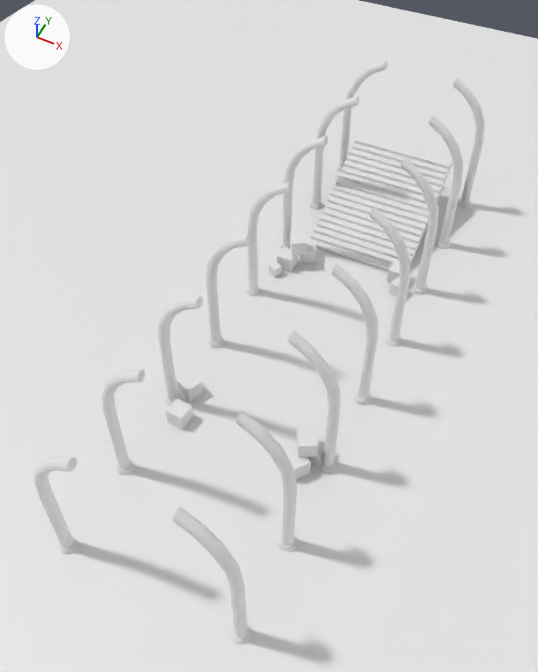
The Blender file blend-files/recollection.blend as it was, and as the next commit left it.
Before and after are seen from a 50 mm lens placed at (10.1, -24.8, 29.8), pointed at (-1.3, -2.1, 1.5). The lights are fixed; the arrows at upper left show +X, +Y and +Z.
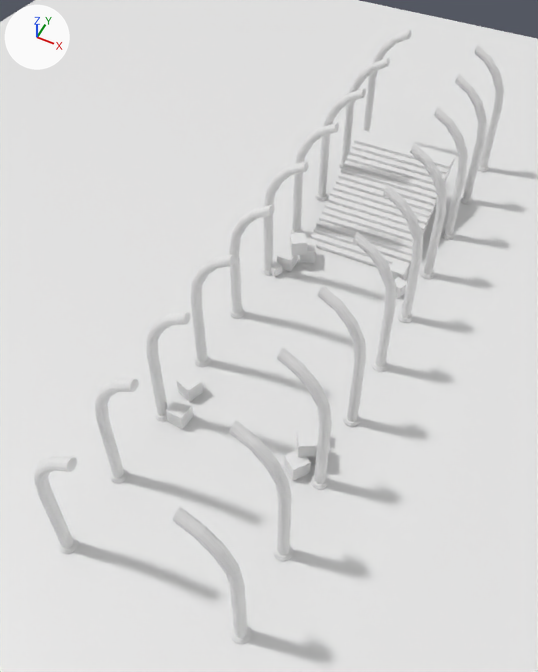
The change, as a list of edits to the scene's bpy script:
```text
Change ob_cylinder:
    where _m = ob_cylinder.modifiers.new('Array', 'ARRAY')
    _m.count: 8 -> 10
    where _m = ob_cylinder.modifiers.new('Array', 'ARRAY')
    _m.relative_offset_displace: (0.0, 5.3, 0.0) -> (0.0, 4.7, 0.0)
```

Location of each change, (x1, y1, x2, y2) in pixels of the pictures (538 x 672 px):
'Cylinder', modifiers changed
    before: (34, 61, 485, 644)
    after: (34, 30, 504, 644)
